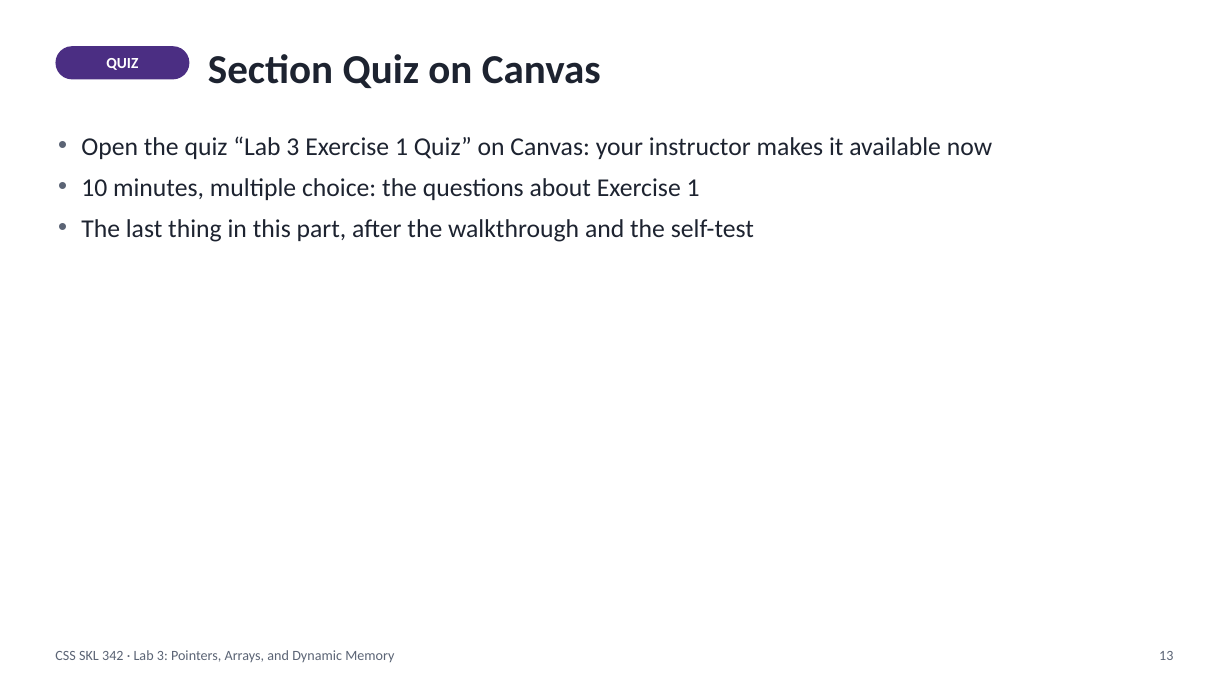
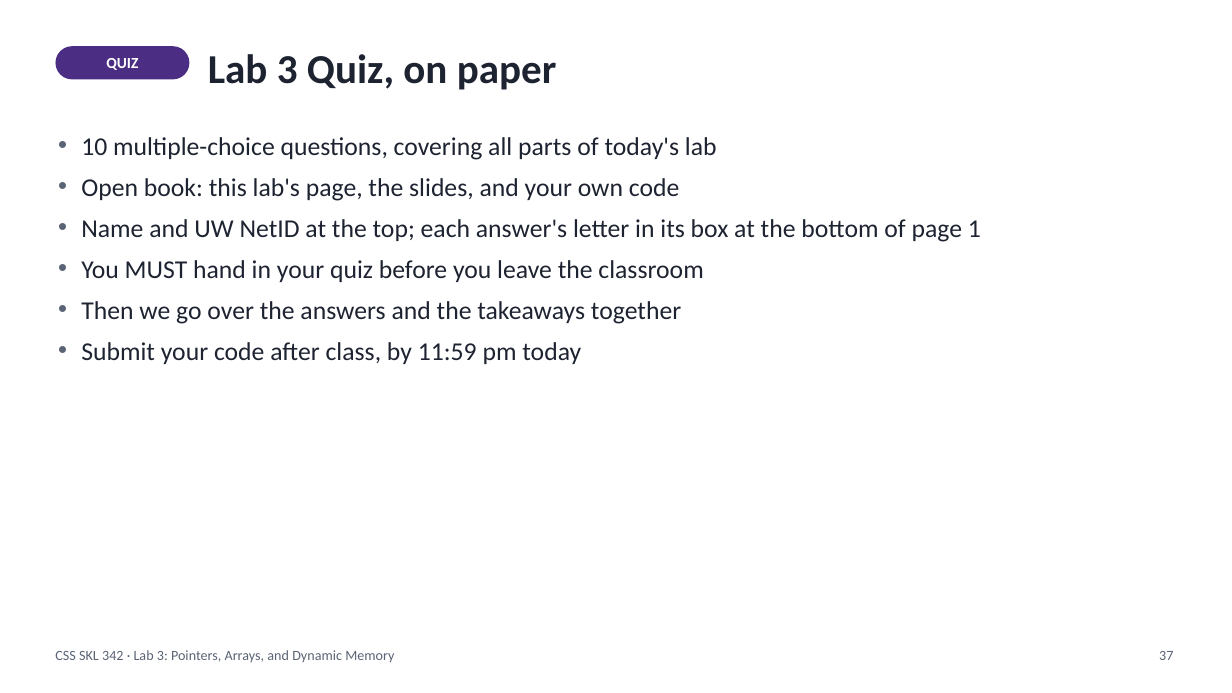
Before and after one commit to myuwbclasses/CSSSKL-342, a slide deck: slide 37 of Lab3/Lab3-Slides.pptx (slide 13 before the commit). Drawn at 1232x693 pixels with LibreOffice and Linux fonts; fonts in the diff are those of the drawing. Boxes give left, top, right and bottom in pixels: in the first picture for what was removed or moved away, otherwise in the second. Text is boxed around its words. In the diff, an @@ line names an element or a change of style, - is before the commit and + after.

```diff
--- a/Lab3/Lab3-Slides.pptx
+++ b/Lab3/Lab3-Slides.pptx
@@ text at [208,54,557,90]: text changed @@
-Section Quiz on Canvas
+Lab 3 Quiz, on paper
@@ text at [81,137,981,364]: text changed @@
-• Open the quiz “Lab 3 Exercise 1 Quiz” on Canvas: your instructor makes it available now
-• 10 minutes, multiple choice: the questions about Exercise 1
-• The last thing in this part, after the walkthrough and the self-test
+• 10 multiple-choice questions, covering all parts of today's lab
+• Open book: this lab's page, the slides, and your own code
+• Name and UW NetID at the top; each answer's letter in its box at the bottom of page 1
+• You MUST hand in your quiz before you leave the classroom
+• Then we go over the answers and the takeaways together
+• Submit your code after class, by 11:59 pm today
@@ text at [1159,651,1173,660]: text changed @@
-13
+37
```
Also in this commit, not shown: 14 other slides changed, 3 slides added, 2 slides removed, 47 other files.
